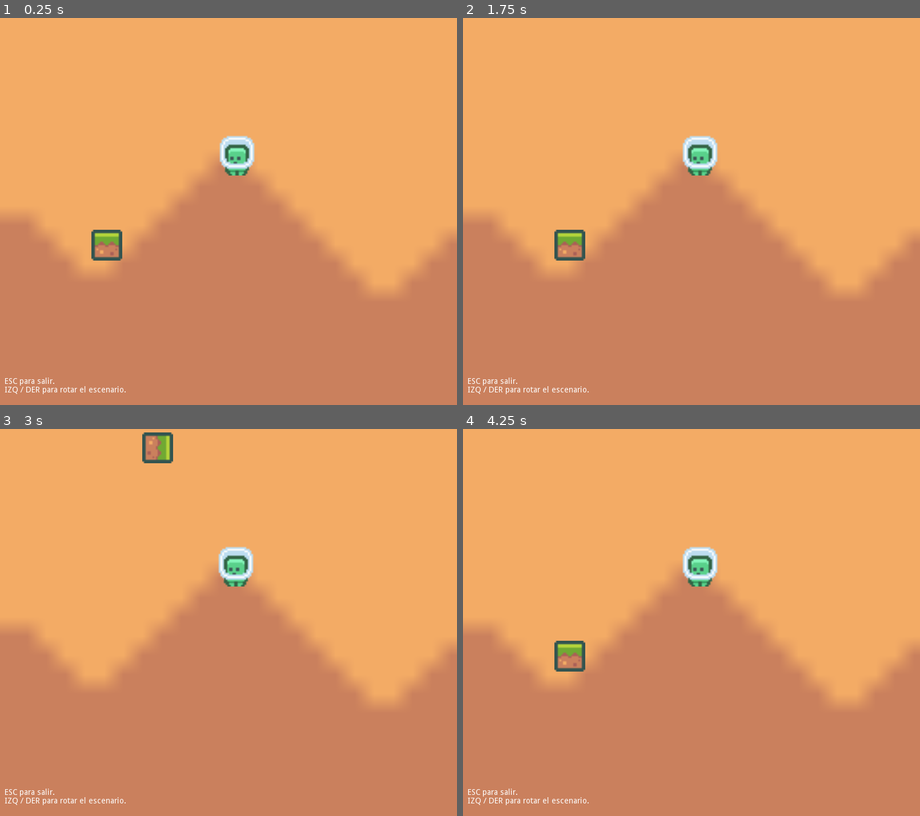
Above: before the commit, frames 1-4 (two rows, left to right).
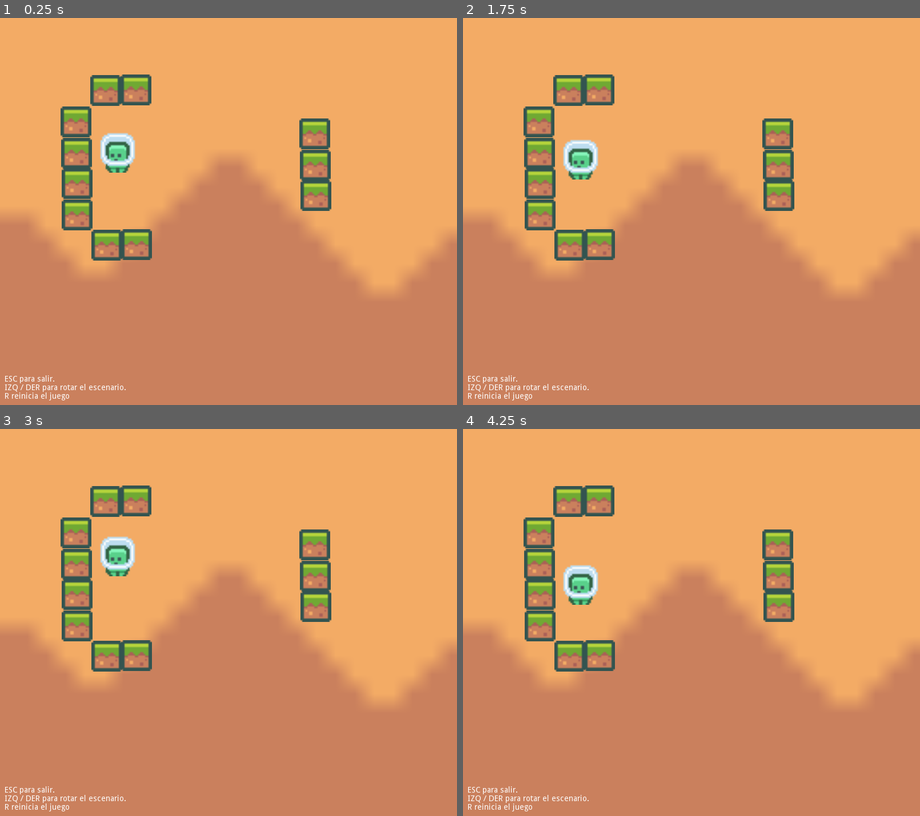
Above: after the commit, the same moments.

Repository: hertzet/spin-project
Game: Godot game, scene res://main.tscn
Same seed, same stepped clock (60 frames per second), same inputs: the game is played once before the commit and once after it.
Inputs:
- Up to frame 1 (0.25 s): no input
- Up to frame 2 (1.75 s): tap Enter at 0.5 s; hold Right 0.53-1.28 s; tap R at 0.6, 1.35 s; hold Left from 1.28 s (still down)
- Up to frame 3 (3 s): release Left at 2.03 s; hold Right from 2.03 s (still down); tap R at 2.1, 2.85 s
- Up to frame 4 (4.25 s): release Right at 3.53 s; hold Left from 3.53 s (still down); tap R at 3.6 s

The runs differ from the first frame. In frame 1, 6.9% of the frame differs, in the area x 1-73%, y 14-99%; in frame 2, 6.9%; in frame 3, 7.9%, in the area x 1-73%, y 0-99%; in frame 4, 6.9%.

Commit message:
Haciendo que el personaje pueda bajar solo.

Diff:
--- a/prueba-rotar-escenario/close-with-scape.gd
+++ b/prueba-rotar-escenario/close-with-scape-and-restart.gd
@@ -7,3 +7,5 @@
 	if event is InputEventKey and event.is_pressed():
 		if(event.scancode == KEY_ESCAPE):
 			get_tree().quit()
+		if(event.scancode == KEY_R):
+			get_tree().reload_current_scene()
--- /dev/null
+++ b/prueba-rotar-escenario/fall.gd
@@ -0,0 +1,10 @@
+extends KinematicBody2D
+
+var motion = Vector2()
+
+# Se encarga de hacer que el personaje
+# baje.
+func _physics_process(delta):
+	motion.x = 0
+	motion.y = 100
+	move_and_slide(motion)
--- a/prueba-rotar-escenario/main.tscn
+++ b/prueba-rotar-escenario/main.tscn
@@ -1,12 +1,14 @@
-[gd_scene load_steps=8 format=2]
+[gd_scene load_steps=10 format=2]
 
 [ext_resource path="res://character_0000.png" type="Texture" id=1]
-[ext_resource path="res://close-with-scape.gd" type="Script" id=2]
+[ext_resource path="res://close-with-scape-and-restart.gd" type="Script" id=2]
 [ext_resource path="res://tile_0000.png" type="Texture" id=3]
 [ext_resource path="res://background_0004.png" type="Texture" id=4]
 [ext_resource path="res://rotate-with-keyboard.gd" type="Script" id=5]
 [ext_resource path="res://prevent-rotation.gd" type="Script" id=6]
 [ext_resource path="res://platform.tres" type="Shape2D" id=7]
+[ext_resource path="res://new-player-shape.tres" type="Shape2D" id=8]
+[ext_resource path="res://fall.gd" type="Script" id=9]
 
 [node name="world" type="Node2D"]
 script = ExtResource( 2 )
@@ -21,30 +23,168 @@
 position = Vector2( 414, 382 )
 script = ExtResource( 5 )
 
-[node name="player" type="Sprite" parent="Node2D"]
-position = Vector2( 1, 1 )
+[node name="block" type="KinematicBody2D" parent="Node2D"]
+
+[node name="sprite" type="Sprite" parent="Node2D/block"]
+position = Vector2( -227, 138 )
+scale = Vector2( 3, 3 )
+texture = ExtResource( 3 )
+
+[node name="CollisionShape2D" type="CollisionShape2D" parent="Node2D/block"]
+position = Vector2( -227, 138 )
+rotation = 9.31323e-10
+shape = ExtResource( 7 )
+
+[node name="block2" type="KinematicBody2D" parent="Node2D"]
+position = Vector2( 52, -1 )
+
+[node name="sprite" type="Sprite" parent="Node2D/block2"]
+position = Vector2( -227, 138 )
+scale = Vector2( 3, 3 )
+texture = ExtResource( 3 )
+
+[node name="CollisionShape2D" type="CollisionShape2D" parent="Node2D/block2"]
+position = Vector2( -227, 138 )
+rotation = 9.31323e-10
+shape = ExtResource( 7 )
+
+[node name="block3" type="KinematicBody2D" parent="Node2D"]
+position = Vector2( -52, -53 )
+
+[node name="sprite" type="Sprite" parent="Node2D/block3"]
+position = Vector2( -227, 138 )
+scale = Vector2( 3, 3 )
+texture = ExtResource( 3 )
+
+[node name="CollisionShape2D" type="CollisionShape2D" parent="Node2D/block3"]
+position = Vector2( -227, 138 )
+rotation = 9.31323e-10
+shape = ExtResource( 7 )
+
+[node name="block4" type="KinematicBody2D" parent="Node2D"]
+position = Vector2( -52, -108 )
+
+[node name="sprite" type="Sprite" parent="Node2D/block4"]
+position = Vector2( -227, 138 )
+scale = Vector2( 3, 3 )
+texture = ExtResource( 3 )
+
+[node name="CollisionShape2D" type="CollisionShape2D" parent="Node2D/block4"]
+position = Vector2( -227, 138 )
+rotation = 9.31323e-10
+shape = ExtResource( 7 )
+
+[node name="block5" type="KinematicBody2D" parent="Node2D"]
+position = Vector2( -53, -161 )
+
+[node name="sprite" type="Sprite" parent="Node2D/block5"]
+position = Vector2( -227, 138 )
+scale = Vector2( 3, 3 )
+texture = ExtResource( 3 )
+
+[node name="CollisionShape2D" type="CollisionShape2D" parent="Node2D/block5"]
+position = Vector2( -227, 138 )
+rotation = 9.31323e-10
+shape = ExtResource( 7 )
+
+[node name="block6" type="KinematicBody2D" parent="Node2D"]
+position = Vector2( -54, -216 )
+
+[node name="sprite" type="Sprite" parent="Node2D/block6"]
+position = Vector2( -227, 138 )
+scale = Vector2( 3, 3 )
+texture = ExtResource( 3 )
+
+[node name="CollisionShape2D" type="CollisionShape2D" parent="Node2D/block6"]
+position = Vector2( -227, 138 )
+rotation = 9.31323e-10
+shape = ExtResource( 7 )
+
+[node name="block9" type="KinematicBody2D" parent="Node2D"]
+position = Vector2( 366, -87 )
+
+[node name="sprite" type="Sprite" parent="Node2D/block9"]
+position = Vector2( -227, 138 )
+scale = Vector2( 3, 3 )
+texture = ExtResource( 3 )
+
+[node name="CollisionShape2D" type="CollisionShape2D" parent="Node2D/block9"]
+position = Vector2( -227, 138 )
+rotation = 9.31323e-10
+shape = ExtResource( 7 )
+
+[node name="block10" type="KinematicBody2D" parent="Node2D"]
+position = Vector2( 365, -140 )
+
+[node name="sprite" type="Sprite" parent="Node2D/block10"]
+position = Vector2( -227, 138 )
+scale = Vector2( 3, 3 )
+texture = ExtResource( 3 )
+
+[node name="CollisionShape2D" type="CollisionShape2D" parent="Node2D/block10"]
+position = Vector2( -227, 138 )
+rotation = 9.31323e-10
+shape = ExtResource( 7 )
+
+[node name="block11" type="KinematicBody2D" parent="Node2D"]
+position = Vector2( 364, -195 )
+
+[node name="sprite" type="Sprite" parent="Node2D/block11"]
+position = Vector2( -227, 138 )
+scale = Vector2( 3, 3 )
+texture = ExtResource( 3 )
+
+[node name="CollisionShape2D" type="CollisionShape2D" parent="Node2D/block11"]
+position = Vector2( -227, 138 )
+rotation = 9.31323e-10
+shape = ExtResource( 7 )
+
+[node name="block7" type="KinematicBody2D" parent="Node2D"]
+position = Vector2( -2, -271 )
+
+[node name="sprite" type="Sprite" parent="Node2D/block7"]
+position = Vector2( -227, 138 )
+scale = Vector2( 3, 3 )
+texture = ExtResource( 3 )
+
+[node name="CollisionShape2D" type="CollisionShape2D" parent="Node2D/block7"]
+position = Vector2( -227, 138 )
+rotation = 9.31323e-10
+shape = ExtResource( 7 )
+
+[node name="block8" type="KinematicBody2D" parent="Node2D"]
+position = Vector2( 51, -272 )
+
+[node name="sprite" type="Sprite" parent="Node2D/block8"]
+position = Vector2( -227, 138 )
+scale = Vector2( 3, 3 )
+texture = ExtResource( 3 )
+
+[node name="CollisionShape2D" type="CollisionShape2D" parent="Node2D/block8"]
+position = Vector2( -227, 138 )
+rotation = 9.31323e-10
+shape = ExtResource( 7 )
+
+[node name="player" type="KinematicBody2D" parent="Node2D"]
+position = Vector2( -33, 88 )
+script = ExtResource( 9 )
+
+[node name="player-sprite" type="Sprite" parent="Node2D/player"]
+position = Vector2( -175.231, -116.507 )
 scale = Vector2( 3, 3 )
 texture = ExtResource( 1 )
 offset = Vector2( 0.077, -6.831 )
 script = ExtResource( 6 )
 
-[node name="KinematicBody2D" type="KinematicBody2D" parent="Node2D"]
-
-[node name="Tile0000" type="Sprite" parent="Node2D/KinematicBody2D"]
-position = Vector2( -227, 138 )
-scale = Vector2( 3, 3 )
-texture = ExtResource( 3 )
-
-[node name="CollisionShape2D" type="CollisionShape2D" parent="Node2D/KinematicBody2D"]
-position = Vector2( -227, 138 )
-rotation = 9.31323e-10
-scale = Vector2( 1, 1 )
-shape = ExtResource( 7 )
+[node name="CollisionShape2D" type="CollisionShape2D" parent="Node2D/player"]
+position = Vector2( -178.231, -111.507 )
+shape = ExtResource( 8 )
 
 [node name="RichTextLabel" type="RichTextLabel" parent="."]
 margin_left = 8.0
-margin_top = 752.0
+margin_top = 748.0
 margin_right = 295.0
-margin_bottom = 788.0
+margin_bottom = 797.0
 text = "ESC para salir.
-IZQ / DER para rotar el escenario."
+IZQ / DER para rotar el escenario.
+R reinicia el juego"
--- /dev/null
+++ b/prueba-rotar-escenario/new-player-shape.tres
@@ -0,0 +1,4 @@
+[gd_resource type="CircleShape2D" format=2]
+
+[resource]
+radius = 17.8071
--- /dev/null
+++ b/prueba-rotar-escenario/sprite-rectangle.tres
@@ -0,0 +1,4 @@
+[gd_resource type="RectangleShape2D" format=2]
+
+[resource]
+extents = Vector2( 21, 14 )
